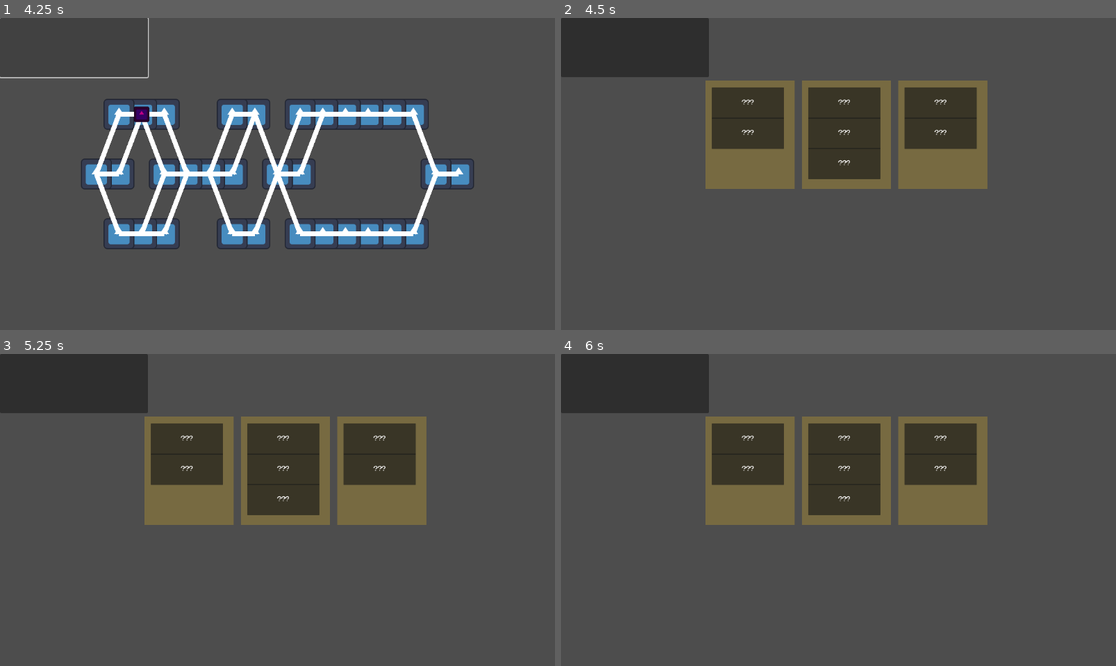
Above: before the commit, frames 1-4 (two rows, left to right).
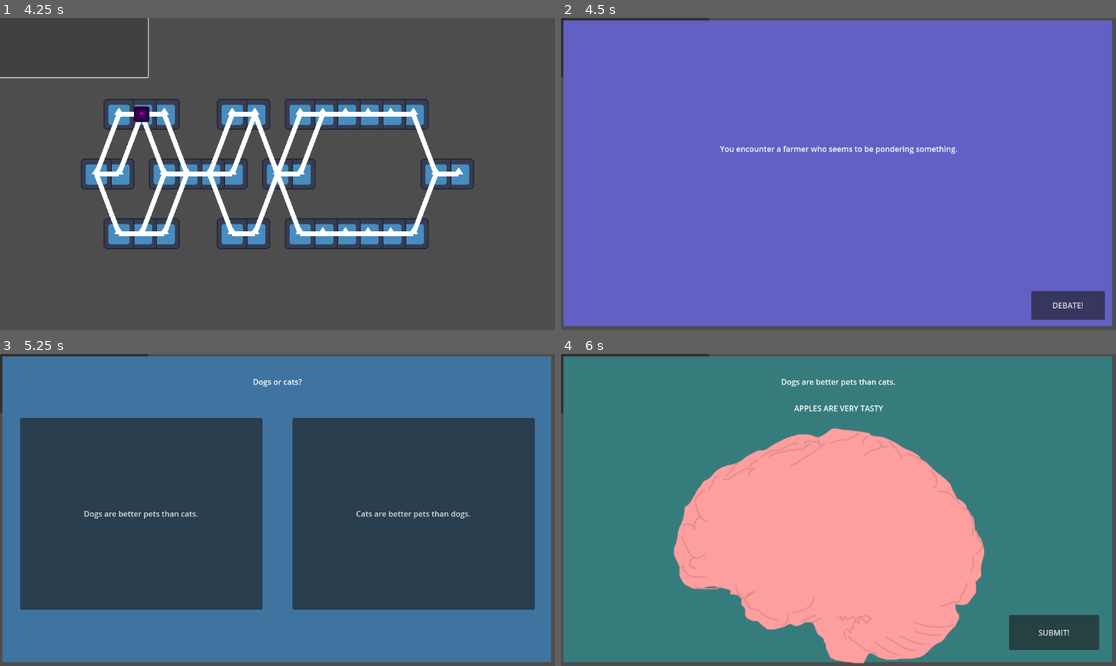
Above: after the commit, the same moments.

Repository: hulien22/ldjam54
Game: Godot game, scene res://scenes/main.tscn
Two runs of this game, one before a commit and one after it. Both use one fixed random seed, a clock stepped at 60 frames per second and the inputs below. The engine's default icon, where the game draws it, is replaced by a stand-in: a white triangle on a blue panel in a dark square.
Inputs (mouse positions are in pixels of both pictures, inside the frame that each line leads up to):
- Up to frame 1 (4.25 s): click (72, 46) at 0.5 s; click (116, 114) at 1.27 s; click (72, 46) at 2 s; click (144, 114) at 2.75 s; click (72, 46) at 3.5 s
- Up to frame 2 (4.5 s): click (727, 114) at 4.27 s
- Up to frame 3 (5.25 s): click (505, 641) at 5 s, where only the run after the commit has a clickable "DEBATE!"
- Up to frame 4 (6 s): click (699, 513) at 5.75 s, where only the run after the commit has a clickable "Dogs are better pets than cat…"

Frame 1 is identical in both runs. In frame 2, 96% of the frame differs, in the area x 0-100%, y 0-99%; in frame 3, 97%; in frame 4, 97%.

Commit message:
add basic combat flow

Diff:
--- a/scenes/combat.tscn
+++ b/scenes/combat.tscn
@@ -1,11 +1,253 @@
-[gd_scene load_steps=3 format=3 uid="uid://b1qd4jib7m856"]
+[gd_scene load_steps=8 format=3 uid="uid://b1qd4jib7m856"]
 
 [ext_resource type="Script" path="res://scripts/combat.gd" id="1_uqive"]
-[ext_resource type="PackedScene" path="res://scenes/tooltip.tscn" id="2_7e2x6"]
+[ext_resource type="Script" path="res://scripts/words.gd" id="2_2towf"]
+[ext_resource type="JSON" path="res://text/words.json" id="3_42n6f"]
+[ext_resource type="PackedScene" uid="uid://bcagiv8ky6l6c" path="res://scenes/Brain.tscn" id="4_kcjvg"]
+
+[sub_resource type="Animation" id="Animation_cpd2w"]
+resource_name = "wait_for_judging"
+loop_mode = 1
+tracks/0/type = "value"
+tracks/0/imported = false
+tracks/0/enabled = true
+tracks/0/path = NodePath("Label:visible_characters")
+tracks/0/interp = 1
+tracks/0/loop_wrap = true
+tracks/0/keys = {
+"times": PackedFloat32Array(0, 1),
+"transitions": PackedFloat32Array(1, 1),
+"update": 0,
+"values": [7, 11]
+}
+
+[sub_resource type="AnimationLibrary" id="AnimationLibrary_v1vca"]
+_data = {
+"wait_for_judging": SubResource("Animation_cpd2w")
+}
+
+[sub_resource type="LabelSettings" id="LabelSettings_fkf4r"]
+font_size = 100
 
 [node name="combat" type="Node2D"]
 script = ExtResource("1_uqive")
 
-[node name="tooltip" parent="." instance=ExtResource("2_7e2x6")]
-position = Vector2(210, 119)
-scale = Vector2(0.6, 0.6)
+[node name="Node" type="Node" parent="."]
+script = ExtResource("2_2towf")
+words_file = ExtResource("3_42n6f")
+
+[node name="IntroBox" type="Node2D" parent="."]
+visible = false
+
+[node name="ColorRect" type="ColorRect" parent="IntroBox"]
+offset_left = 5.0
+offset_top = 5.0
+offset_right = 1144.0
+offset_bottom = 640.0
+color = Color(0.384314, 0.376471, 0.768627, 1)
+
+[node name="Label" type="Label" parent="IntroBox"]
+offset_left = 27.0
+offset_top = 23.0
+offset_right = 1126.0
+offset_bottom = 521.0
+text = "Sample Text"
+horizontal_alignment = 1
+vertical_alignment = 1
+autowrap_mode = 3
+
+[node name="Button" type="Button" parent="IntroBox"]
+offset_left = 976.0
+offset_top = 567.0
+offset_right = 1129.0
+offset_bottom = 627.0
+size_flags_horizontal = 4
+text = "DEBATE!"
+
+[node name="PickSideBox" type="Node2D" parent="."]
+visible = false
+
+[node name="ColorRect" type="ColorRect" parent="PickSideBox"]
+offset_left = 5.0
+offset_top = 5.0
+offset_right = 1144.0
+offset_bottom = 640.0
+color = Color(0.25098, 0.454902, 0.627451, 1)
+
+[node name="Label" type="Label" parent="PickSideBox"]
+offset_left = 27.0
+offset_top = 23.0
+offset_right = 1126.0
+offset_bottom = 92.0
+text = "Sample Text"
+horizontal_alignment = 1
+vertical_alignment = 1
+autowrap_mode = 3
+
+[node name="Button1" type="Button" parent="PickSideBox"]
+offset_left = 42.0
+offset_top = 133.0
+offset_right = 545.0
+offset_bottom = 531.0
+size_flags_horizontal = 4
+text = "DEBATE!"
+
+[node name="Button2" type="Button" parent="PickSideBox"]
+offset_left = 607.0
+offset_top = 133.0
+offset_right = 1110.0
+offset_bottom = 531.0
+size_flags_horizontal = 4
+text = "DEBATE!"
+
+[node name="ConstructArgBox" type="Node2D" parent="."]
+visible = false
+
+[node name="ColorRect" type="ColorRect" parent="ConstructArgBox"]
+offset_left = 5.0
+offset_top = 5.0
+offset_right = 1144.0
+offset_bottom = 640.0
+color = Color(0.215686, 0.486275, 0.490196, 1)
+
+[node name="ColorRect2" type="ColorRect" parent="ConstructArgBox"]
+visible = false
+offset_left = 59.0
+offset_top = 133.0
+offset_right = 485.0
+offset_bottom = 510.0
+color = Color(1, 0.623529, 0.988235, 1)
+
+[node name="Label" type="Label" parent="ConstructArgBox"]
+offset_left = 27.0
+offset_top = 23.0
+offset_right = 1126.0
+offset_bottom = 92.0
+text = "Sample Text"
+horizontal_alignment = 1
+vertical_alignment = 1
+autowrap_mode = 3
+
+[node name="Label2" type="Label" parent="ConstructArgBox"]
+offset_left = 27.0
+offset_top = 78.0
+offset_right = 1126.0
+offset_bottom = 147.0
+text = "APPLES ARE VERY TASTY"
+horizontal_alignment = 1
+vertical_alignment = 1
+autowrap_mode = 3
+
+[node name="Button" type="Button" parent="ConstructArgBox"]
+offset_left = 930.0
+offset_top = 542.0
+offset_right = 1117.0
+offset_bottom = 615.0
+size_flags_horizontal = 4
+text = "SUBMIT!"
+
+[node name="Brain" parent="ConstructArgBox" instance=ExtResource("4_kcjvg")]
+position = Vector2(556, 400)
+scale = Vector2(0.917034, 0.917034)
+
+[node name="JudgingBox" type="Node2D" parent="."]
+visible = false
+
+[node name="ColorRect" type="ColorRect" parent="JudgingBox"]
+offset_left = 5.0
+offset_top = 5.0
+offset_right = 1144.0
+offset_bottom = 640.0
+color = Color(0.27451, 0.490196, 0.360784, 1)
+
+[node name="Label" type="Label" parent="JudgingBox"]
+offset_left = 22.0
+offset_top = 264.0
+offset_right = 1121.0
+offset_bottom = 333.0
+text = "Judging...."
+horizontal_alignment = 1
+vertical_alignment = 1
+autowrap_mode = 3
+visible_characters = 7
+visible_ratio = 0.636364
+
+[node name="AnimationPlayer" type="AnimationPlayer" parent="JudgingBox"]
+libraries = {
+"": SubResource("AnimationLibrary_v1vca")
+}
+
+[node name="ResultsBox" type="Node2D" parent="."]
+visible = false
+
+[node name="ColorRect" type="ColorRect" parent="ResultsBox"]
+offset_left = 5.0
+offset_top = 5.0
+offset_right = 1144.0
+offset_bottom = 640.0
+color = Color(0.533333, 0.411765, 0.227451, 1)
+
+[node name="Label" type="Label" parent="ResultsBox"]
+offset_left = 22.0
+offset_top = 15.0
+offset_right = 1121.0
+offset_bottom = 84.0
+text = "~ Results ~"
+horizontal_alignment = 1
+vertical_alignment = 1
+autowrap_mode = 3
+visible_ratio = -0.0909091
+
+[node name="Score1" type="Label" parent="ResultsBox"]
+offset_left = 85.0
+offset_top = 163.0
+offset_right = 299.0
+offset_bottom = 372.0
+size_flags_vertical = 1
+text = "1"
+label_settings = SubResource("LabelSettings_fkf4r")
+horizontal_alignment = 1
+vertical_alignment = 1
+autowrap_mode = 3
+
+[node name="Score2" type="Label" parent="ResultsBox"]
+offset_left = 465.0
+offset_top = 163.0
+offset_right = 679.0
+offset_bottom = 372.0
+size_flags_vertical = 1
+text = "1"
+label_settings = SubResource("LabelSettings_fkf4r")
+horizontal_alignment = 1
+vertical_alignment = 1
+autowrap_mode = 3
+
+[node name="Score3" type="Label" parent="ResultsBox"]
+offset_left = 826.0
+offset_top = 163.0
+offset_right = 1040.0
+offset_bottom = 372.0
+size_flags_vertical = 1
+text = "1"
+label_settings = SubResource("LabelSettings_fkf4r")
+horizontal_alignment = 1
+vertical_alignment = 1
+autowrap_mode = 3
+
+[node name="Button" type="Button" parent="ResultsBox"]
+offset_left = 930.0
+offset_top = 542.0
+offset_right = 1117.0
+offset_bottom = 615.0
+size_flags_horizontal = 4
+text = "CONTINUE"
+
+[node name="Button" type="Button" parent="ResultsBox/Button"]
+offset_left = 930.0
+offset_top = 542.0
+offset_right = 1117.0
+offset_bottom = 615.0
+size_flags_horizontal = 4
+text = "SUBMIT!"
+
+[node name="HTTPRequest" type="HTTPRequest" parent="."]
--- a/scripts/combat.gd
+++ b/scripts/combat.gd
@@ -1,20 +1,135 @@
 class_name Combat extends Node2D
 
-var EnemyInfo = preload("res://scenes/enemyinfo.tscn");
+enum COMBAT_PHASE {
+	INTRO,
+	PICK_SIDE,
+	CONSTRUCT_ARGUMENT,
+	JUDGING,
+	RESULTS,
+}
 
-var num_tactics_: int;
-var enemy_infos_: Array;
-const offsets: Array = [[0], [-100,100], [-200,0,200]]
+var difficulty_: int = 0;
+var combat_phase_: COMBAT_PHASE = COMBAT_PHASE.INTRO;
+var debate_question_: DebateQuestion;
+var description_: String = "You encounter a farmer who seems to be pondering something.";
+var prompt_: String;
+var result_scores: Array;
 
-func set_num_tactics(n:int):
-	num_tactics_ = n;
-	for i in n:
-		enemy_infos_.append(EnemyInfo.instantiate());
-		enemy_infos_.back().position = Vector2(500 + offsets[n-1][i], 130);
-		enemy_infos_.back().set_tactic(Global.get_random_tactic());
-		add_child(enemy_infos_.back());
-
+func init(difficulty: int):
+	difficulty_ = difficulty;
+	combat_phase_ = COMBAT_PHASE.INTRO;
+	debate_question_ = $Node.get_random_debate_question()
+#	description_ = get_random_desc_for_difficulty(difficulty_);
 
 # Called when the node enters the scene tree for the first time.
 func _ready():
-	set_num_tactics(3);
+	# TODO REMOVE
+	init(0);
+
+	assert(combat_phase_ == COMBAT_PHASE.INTRO);
+	start_phase();
+
+func start_phase():
+	match combat_phase_:
+		COMBAT_PHASE.INTRO:
+			$IntroBox/Label.text = description_;
+			$IntroBox/Button.pressed.connect(self._move_to_next_phase);
+			$IntroBox.show();
+		COMBAT_PHASE.PICK_SIDE:
+			$IntroBox.hide();
+			$PickSideBox/Label.text = debate_question_.initial_prompt_;
+			$PickSideBox/Button1.text = debate_question_.prompt1_;
+			$PickSideBox/Button2.text = debate_question_.prompt2_;
+			$PickSideBox/Button1.pressed.connect(Callable(self, "_select_prompt").bind(1));
+			$PickSideBox/Button2.pressed.connect(Callable(self, "_select_prompt").bind(2));
+			$PickSideBox.show();
+		COMBAT_PHASE.CONSTRUCT_ARGUMENT:
+			$PickSideBox.hide();
+			$ConstructArgBox/Label.text = prompt_;
+			#show brain with words
+			#enable clicking words
+#			$ConstructArgBox/Brain.set_click_only()
+			$ConstructArgBox/Button.pressed.connect(self._submit_debate);
+			$ConstructArgBox.show();
+		COMBAT_PHASE.JUDGING:
+			$ConstructArgBox.hide();
+			$JudgingBox/AnimationPlayer.play("wait_for_judging");
+			$JudgingBox.show();
+		COMBAT_PHASE.RESULTS:
+			$JudgingBox.hide();
+			$JudgingBox/AnimationPlayer.stop();
+			$ResultsBox/Score1.text = str(result_scores[0]);
+			$ResultsBox/Score2.text = str(result_scores[1]);
+			$ResultsBox/Score3.text = str(result_scores[2]);
+			$ResultsBox/Button.pressed.connect(self._return_to_map);
+			$ResultsBox.show();
+			pass
+
+func _move_to_next_phase():
+	combat_phase_ += 1;
+	start_phase();
+
+func _select_prompt(i: int):
+	if i == 1:
+		prompt_ = debate_question_.prompt1_;
+	else:
+		prompt_ =  debate_question_.prompt2_;
+	_move_to_next_phase();
+
+
+func _submit_debate():
+	if $ConstructArgBox/Label2.text == "":
+		return; # need to submit something
+
+	var json = JSON.stringify({
+		"prompt": prompt_,
+		"argument": $ConstructArgBox/Label2.text,
+	});
+	var headers = ["Content-Type: application/json"];
+	$HTTPRequest.request_completed.connect(_on_request_completed);
+	$HTTPRequest.request("https://us-central1-ldjam54.cloudfunctions.net/ldjam54", headers, HTTPClient.METHOD_POST, json);
+	_move_to_next_phase();
+
+
+func _on_request_completed(result, response_code, headers, body):
+	if (result == HTTPRequest.Result.RESULT_SUCCESS):
+		parse_results_from_response(body);
+	else:
+		push_error("Returned error!", result, response_code, body);
+		generate_random_results();
+
+	print(body.get_string_from_utf8())
+	print(result_scores)
+	_move_to_next_phase();
+
+func generate_random_results():
+	for i in 3:
+		result_scores.append(Global.rng.randi() % 10 + 1);
+
+func parse_results_from_response(body: PackedByteArray):
+	# start by generating random results, will override with found values.
+	generate_random_results()
+	if body:
+		var parsed_string = JSON.parse_string(body.get_string_from_utf8());
+		if (parsed_string && typeof(parsed_string) == TYPE_ARRAY):
+			for i in 3:
+				if (parsed_string.size() >= i):
+					# try to parse string.
+					var s: String = parsed_string[i];
+					s = s.lstrip("[");
+					var splits: PackedStringArray = s.split(",", true, 1);
+					if splits[0].is_valid_int():
+						result_scores[i] = clamp(splits[0].to_int(), 1, 10);
+					else:
+						push_error("Error parsing string.", parsed_string);
+
+		else:
+			push_error("Error parsing string.", parsed_string);
+	else:
+		push_error("Got null body in response.");
+	push_error("DONE")
+
+	# TODO special handling for "[5, The argument is unrelated to the prompt.]"
+
+func _return_to_map():
+	pass
--- /dev/null
+++ b/scripts/debatequestion.gd
@@ -0,0 +1,16 @@
+class_name DebateQuestion extends Node
+
+var initial_prompt_: String;
+var option1_: String;
+var option2_: String;
+var prompt1_: String;
+var prompt2_: String;
+var hint_: String;
+
+func _init(initial_prompt: String, option1: String, option2: String, prompt1: String, prompt2: String, hint: String):
+	initial_prompt_ = initial_prompt;
+	option1_ = option1;
+	option2_ = option2;
+	prompt1_ = prompt1;
+	prompt2_ = prompt2;
+	hint_ = hint;
--- a/scripts/words.gd
+++ b/scripts/words.gd
@@ -8,6 +8,7 @@
 func _ready():
 	var file = FileAccess.open(words_file.resource_path, FileAccess.READ)
 	data = JSON.parse_string(file.get_as_text())
+	load_debate_questions();
 	print(data.words.positive)
 	print(get_word())
 	print(get_word())
@@ -24,3 +25,13 @@
 		return data.words.negative[rng.randi_range(0, len(data.words.negative)-1)]
 	else:
 		return data.words.person[rng.randi_range(0, len(data.words.person)-1)]
+
+var debate_questions: Array;
+
+func load_debate_questions():
+	for d in data.debates:
+		assert(d.size() >= 4)
+		debate_questions.append(DebateQuestion.new(d[0], d[1], d[2], d[3], d[4], "HINT"));
+
+func get_random_debate_question() -> DebateQuestion:
+	return debate_questions[rng.randi() % debate_questions.size()];
Not shown: 1 places in scenes/main.tscn that only renumber resources
